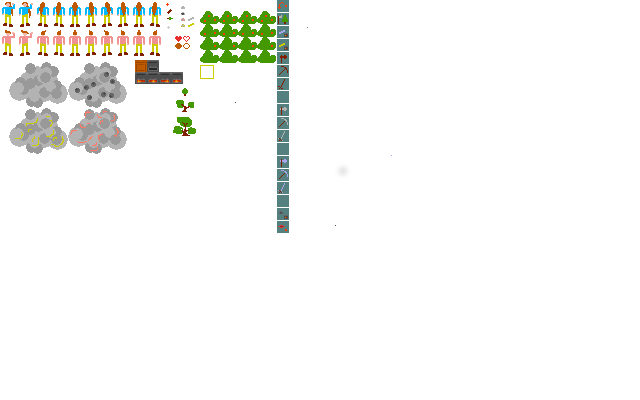
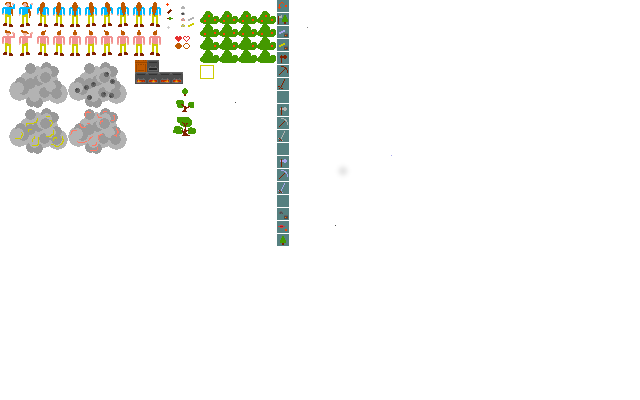
Revision of a layered w=640, h=400 image; what changed, layer by layer:
painted on "Hintergrund" over [277, 234, 289, 246]
